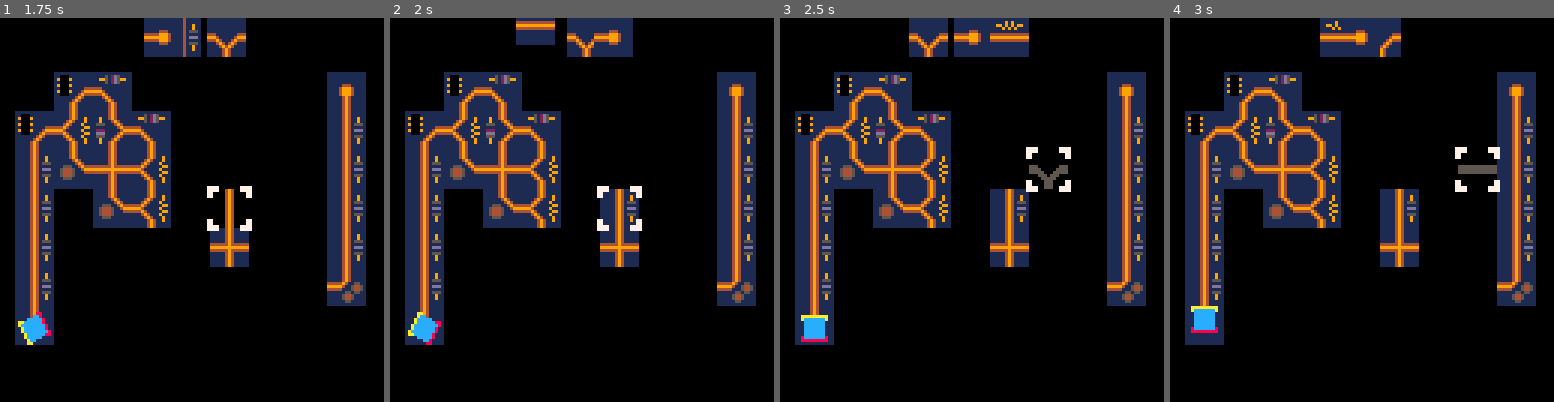
Above: before the commit, frames 1-4 (left to right).
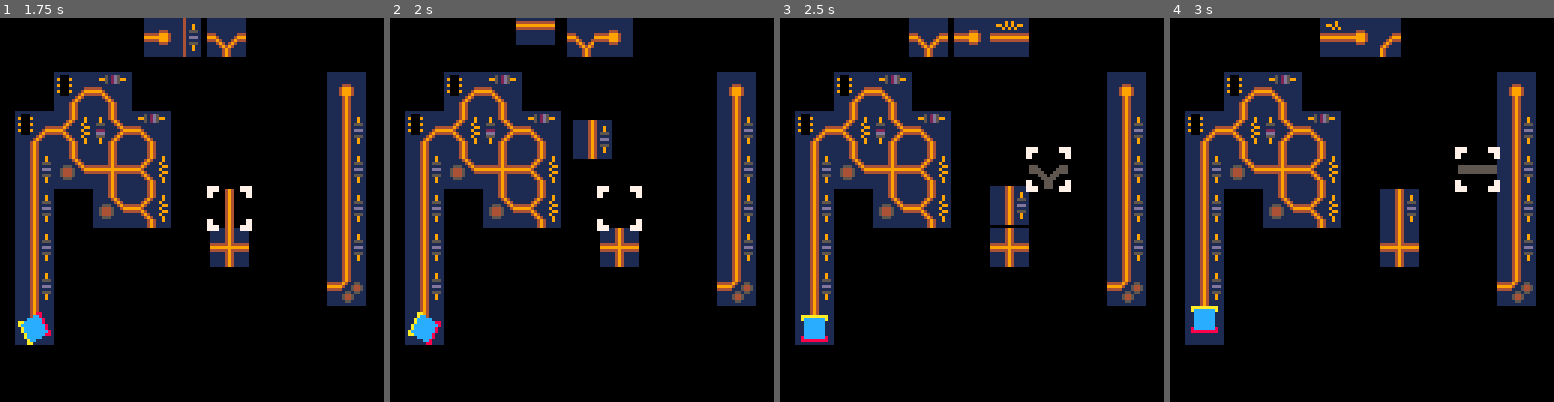
Above: after the commit, the same moments.

Repository: erwinbonsma/RoboRePairP8
Game: PICO-8 cartridge repair.p8
Two runs of this game, one before a commit and one after it. Both use one fixed random seed, a clock stepped at 60 frames per second and the inputs below.
Inputs:
- Up to frame 1 (1.75 s): tap X (X key) at 0.33, 1.07 s; tap O (Z key) at 0.7, 1.7 s; hold Right from 1.6 s (still down)
- Up to frame 2 (2 s): keep holding Right; tap X (X key) at 1.85 s
- Up to frame 3 (2.5 s): release Right at 2.1 s; tap O (Z key) at 2.1 s; hold Up 2.15-2.42 s; hold Right from 2.47 s (still down)
- Up to frame 4 (3 s): keep holding Right; tap O (Z key) at 2.5, 2.9 s; tap X (X key) at 2.97 s

Frame 1 is identical in both runs. In frame 2, 1.9% of the frame differs, in the area x 47-65%, y 26-55%; in frame 3, 0.3%; in frame 4, nothing differs.

Commit message:
Animate tile being placed

Diff:
--- a/repair.p8
+++ b/repair.p8
@@ -220,19 +220,6 @@
  assert(false)
 end
 
-function gridtile:draw(pos)
- local si=128+self.idx*2
- if self.idx>=8 then
-  si+=16
- end
- spr(
-  si,
-  flr(pos.x+0.5),
-  flr(pos.y+0.5)
-  ,2,2
- )
-end
-
 tiles={
  gridtile:new( 0,{ 0, 0, 0, 0},0),
  gridtile:new( 1,{ 1, 0, 0, 0},1),
@@ -252,12 +239,52 @@
  gridtile:new(15,{ 4, 8, 1, 2},2)
 }
 
+function draw_tile(
+ tile,screen_pos
+)
+ local si=128+tile.idx*2
+ if tile.idx>=8 then
+  si+=16
+ end
+
+ spr(
+  si,
+  flr(screen_pos.x+0.5),
+  flr(screen_pos.y+0.5)
+  ,2,2
+ )
+end
+
+screentile={}
+
+function screentile:new(
+ tile,screen_pos,target_pos
+)
+ local o=setmetatable({},self)
+ self.__index=self
+
+ o.tile=tile
+ o.pos=screen_pos
+ o.target_pos=target_pos
+
+ return o
+end
+
+function screentile:update()
+ self.pos:lerp(
+  self.target_pos,0.2
+ )
+end
+
+function screentile:draw()
+ draw_tile(self.tile,self.pos)
+end
 -->8
 --grid
 tilegrid={}
 
-function tilegrid:new(o)
- o=setmetatable(o or {},self)
+function tilegrid:new()
+ local o=setmetatable({},self)
  self.__index=self
 
  o.w=9
@@ -272,9 +299,10 @@
 
    local tile_idx=mget(x,y)
    if tile_idx>0 then
-    o.tiles[
-     o:_pos2idx(pos)
-    ]=tiles[tile_idx-15]
+    local t=tiles[tile_idx-15]
+    tilegrid.place_tile(
+     o,t,pos,true
+    )
    end
   end
  end
@@ -297,9 +325,14 @@
   pos.x>=0 and pos.x<self.w and
   pos.y>=0 and pos.y<self.h
  ) then
-  return self.tiles[
+  local screen_tile=self.tiles[
    self:_pos2idx(pos)
   ]
+  if screen_tile!=nil then
+   return screen_tile.tile
+  else
+   return nil
+  end
  else
   --return the empty tile. this
   --prevents connections off the
@@ -363,25 +396,52 @@
  return false
 end
 
-function tilegrid:place_tile(
- tile,pos
+function tilegrid:place_screentile(
+ tile,pos,force
 )
- assert(self:can_place_tile(
-  tile,pos
- ))
+ assert(
+  force or
+  self:can_place_tile(
+   tile.tile,pos
+  )
+ )
+
+ tile.target_pos=
+  self:screen_pos(pos)
+ if tile.pos==nil then
+  tile.pos=vector:new(
+   tile.target_pos.x,
+   tile.target_pos.y
+  )
+ end
+
  self.tiles[
   self:_pos2idx(pos)
  ]=tile
 end
 
+function tilegrid:place_tile(
+ tile,pos,force
+)
+ self:place_screentile(
+  screentile:new(tile),
+  pos,
+  force
+ )
+end
+
+function tilegrid:update()
+ for k,v in pairs(self.tiles) do
+  v:update()
+ end
+end
+
 function tilegrid:draw()
  -- switch to dark mode
  setpal(1)
 
- for i,t in pairs(self.tiles) do
-  t:draw(self:screen_pos(
-   self:_idx2pos(i)
-  ))
+ for k,v in pairs(self.tiles) do
+  v:draw()
  end
 
  pal()
@@ -572,8 +632,8 @@
  o.tiles={}
  o.num_tiles=0
  while (o.num_tiles<size) do
-	 tiletray.replenish(o)
-	end
+  tiletray._replenish(o)
+ end
 
  return o
 end
@@ -622,8 +682,10 @@
  self:_update_target_pos()
 end
 
-function tiletray:pop()
+function tiletray:_pop()
  assert(self.num_tiles>0)
+
+ local popped=self.tiles[1]
 
  for i=1,self.num_tiles-1 do
   self.tiles[i]=self.tiles[i+1]
@@ -632,9 +694,11 @@
  self.tiles[self.num_tiles]=nil
  self.num_tiles-=1
  self:_update_target_pos()
-end
-
-function tiletray:replenish()
+
+ return popped
+end
+
+function tiletray:_replenish()
  assert(self.num_tiles<self.size)
 
  local tile=self:_new_tile()
@@ -646,31 +710,44 @@
   self.tiles[i+1]=self.tiles[i]
  end
 
- self.tiles[1]={
-  tile=tile,
-  pos=vector:new(
-   self.x0,-tilesize
-  )
- }
+ self.tiles[1]=screentile:new(
+  tile,
+  vector:new(self.x0,-tilesize)
+ )
  self.num_tiles+=1
  self:_update_target_pos()
 end
 
+function tiletray:place_tile(
+ pos
+)
+ grid:place_screentile(
+  self:_pop(),pos
+ )
+ self:_replenish()
+end
+
 function tiletray:selected_tile()
- return self.tiles[1].tile
+ if self.num_tiles==0 then
+  return nil
+ else
+  return self.tiles[1].tile
+ end
 end
 
 function tiletray:update()
- for t in all(self.tiles) do
-  t.pos:lerp(t.target_pos,0.2)
- end
+ foreach(
+  self.tiles,
+  screentile.update
+ )
 end
 
 function tiletray:draw()
  setpal(1)
- for t in all(self.tiles) do
-  t.tile:draw(t.pos)
- end
+ foreach(
+  self.tiles,
+  screentile.draw
+ )
  pal()
 end
 -->8
@@ -730,14 +807,8 @@
 
  if btnp(❎) then
   if self.allowed then
-   grid:place_tile(
-    tray:selected_tile(),
-    self.pos
-   )
-   tray:pop()
-   tray:replenish()
+   tray:place_tile(self.pos)
    self.allowed=false
-   --todo: place sound+anim
   else
    --todo: nocando sound
   end
@@ -754,9 +825,10 @@
   else
    setpal(3)
   end
-  tray:selected_tile():draw(
-   pos
-  )
+  local t=tray:selected_tile()
+  if t!=nil then
+   draw_tile(t,pos)
+  end
  end
 
  spr(
@@ -795,6 +867,7 @@
 
 function _update()
  bot1:update()
+ grid:update()
  curs:update()
  tray:update()
 end
@@ -921,7 +994,7 @@
 00000000000000000000000000000000000000000000000000000000000000000000000000000000677611494117777000000000000000000000000000000000
 00000000000000000000000000000000000000000000000000000000000000000000000000000000666600000007777000000000000000000000000000000000
 __map__
-36161c0000000000140000000000000000000000000000000000000000000000000000000000000000000000000000000000000000000000000000000000000000000000000000000000000000000000000000000000000000000000000000000000000000000000000000000000000000000000000000000000000000000000
+00161c0000000000140000000000000000000000000000000000000000000000000000000000000000000000000000000000000000000000000000000000000000000000000000000000000000000000000000000000000000000000000000000000000000000000000000000000000000000000000000000000000000000000
 161d171c00000000150000000000000000000000000000000000000000000000000000000000000000000000000000000000000000000000000000000000000000000000000000000000000000000000000000000000000000000000000000000000000000000000000000000000000000000000000000000000000000000000
 15131f1d00000000150000000000000000000000000000000000000000000000000000000000000000000000000000000000000000000000000000000000000000000000000000000000000000000000000000000000000000000000000000000000000000000000000000000000000000000000000000000000000000000000
 1500131d00000000150000000000000000000000000000000000000000000000000000000000000000000000000000000000000000000000000000000000000000000000000000000000000000000000000000000000000000000000000000000000000000000000000000000000000000000000000000000000000000000000
